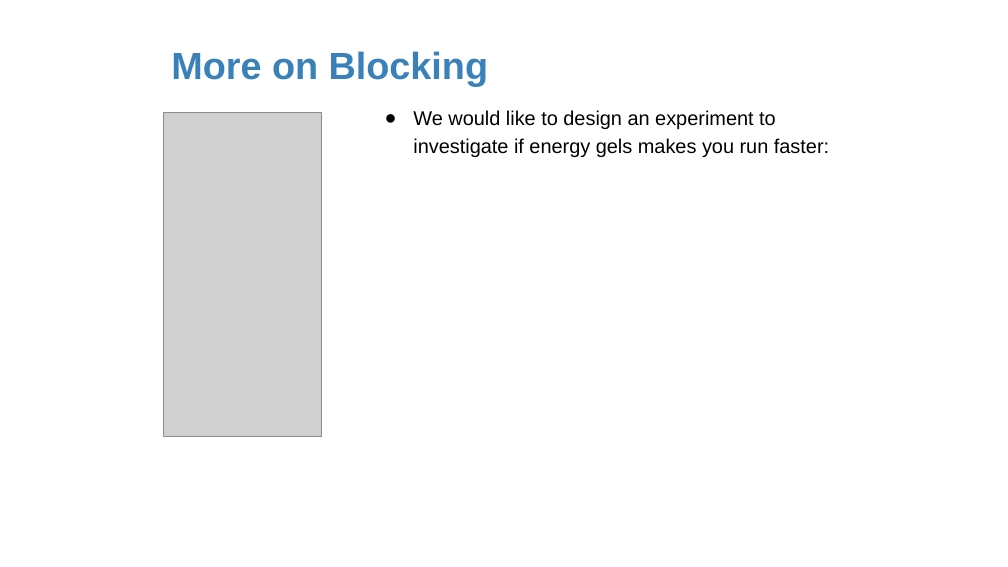
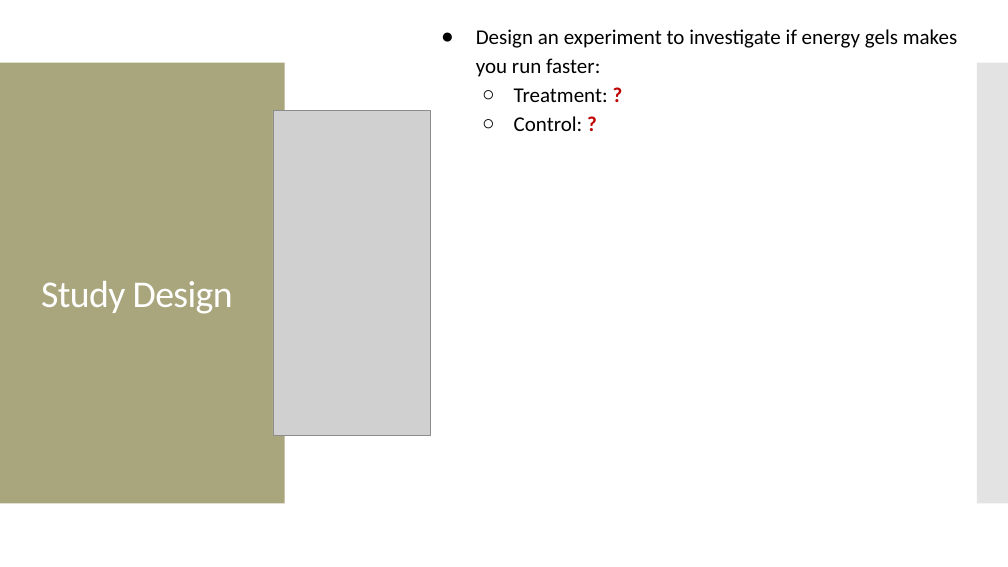
Before and after one commit to amosca01/MATH108-F23, a slide deck: slide 45 of slides/02-data-collection.pptx (slide 40 before the commit). Drawn at 1008x567 pixels with LibreOffice and Linux fonts; fonts in the diff are those of the drawing; grey boxes stand for pictures. Boxes give left, top, right and bottom in pixels: in the first picture for what was removed or moved away, otherwise in the second. Text is boxed around its words. In the diff, an @@ line names an element or a change of style, - is before the commit and + after.

```diff
--- a/slides/02-data-collection.pptx
+++ b/slides/02-data-collection.pptx
@@ text at [476,29,957,131]: text changed; size 19 to 20 pt; font Arial to Calibri @@
-● We would like to design an experiment to investigate if energy gels makes you run faster:
+● Design an experiment to investigate if energy gels makes you run faster:
+  ○ Treatment: ?
+  ○ Control: ?
@@ title removed at [171,51,488,86] @@
-More on Blocking
@@ rectangle added at [0,63,285,504], fill #A9A57C @@
@@ rectangle added at [977,63,1008,504], fill #C8C8C8 at 50% opacity @@
@@ picture: place and size @@
-picture at [164,112,321,437]
+picture at [273,110,430,436]
@@ text added at [41,281,233,314], 36 pt, text #FFFFFF @@
+Study Design
```
Also in this commit, not shown: 32 other slides changed, 21 slides added, 18 slides removed, 4 other files.
